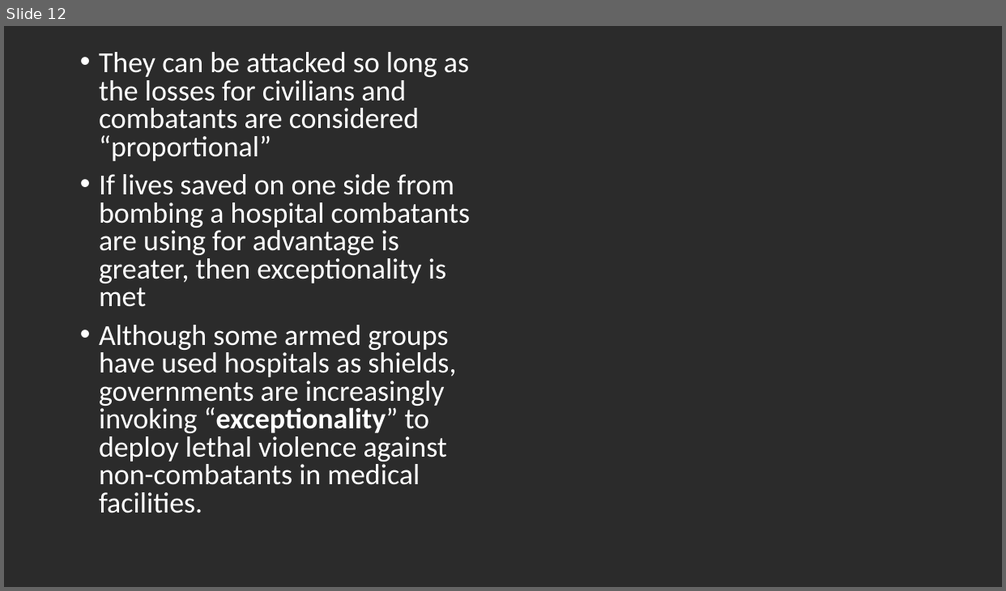
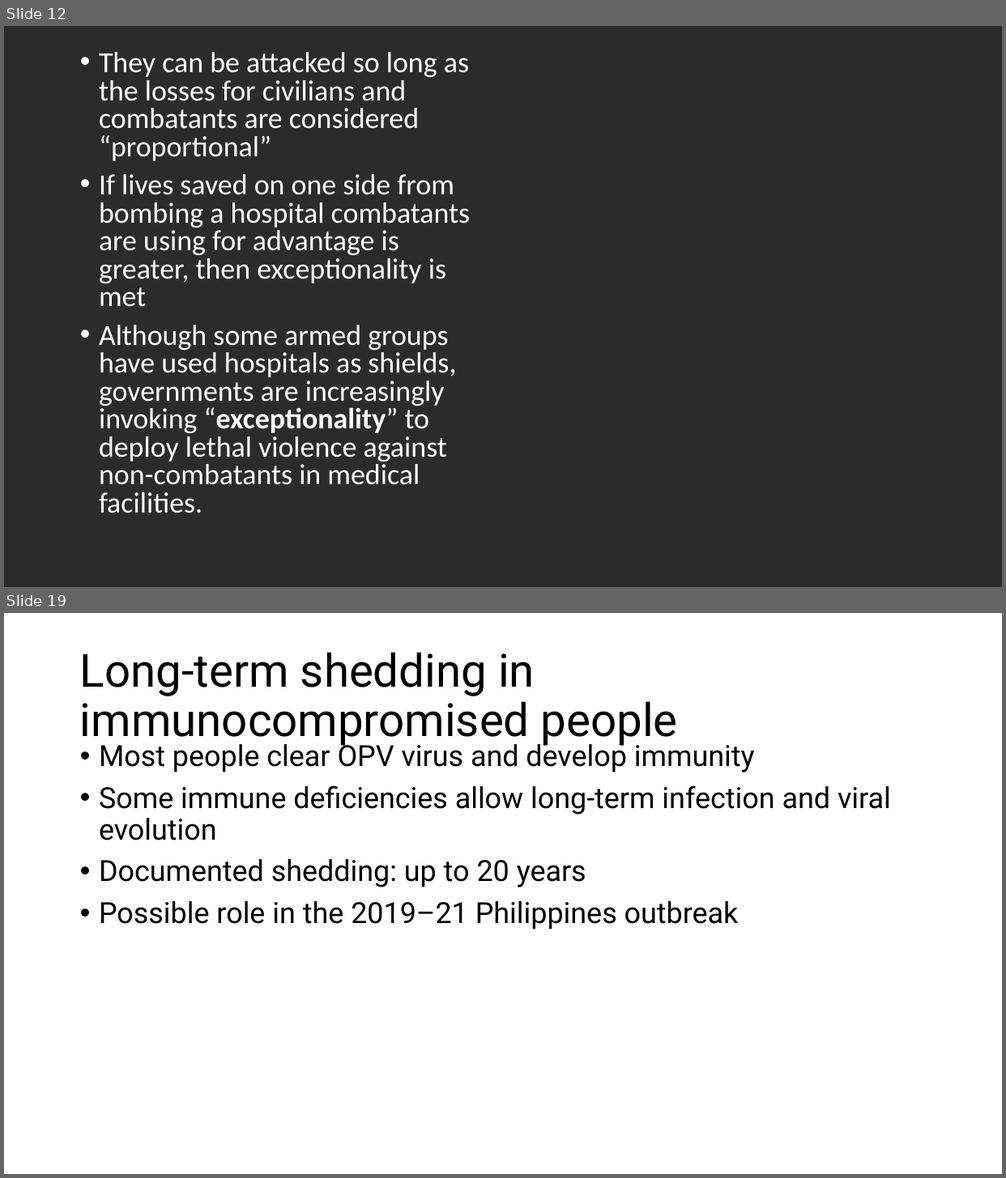
Before and after one commit to tstallins/tstallins.github.io, a slide deck: courses/261/politicalonline.pptx. Shown one above the other, each under a label of ours: slide 12 before the commit, slides 12 and 19 after it; the slides between them are not shown. The pictures are 1006x591 and 1006x1178 pixels, drawn with LibreOffice and Linux fonts; fonts in the diff are those of the drawing; background and template pictures are left out; a plain dark background stands for a picture behind light text. Boxes give left, top, right and bottom in pixels: in the first picture for what was removed or moved away, otherwise in the second. Text is boxed around its words. In the diff, an @@ line names an element or a change of style, - is before the commit and + after.

```diff
--- a/courses/261/politicalonline.pptx
+++ b/courses/261/politicalonline.pptx
@@ slide 19 added at [4,613,1002,1174], background #FFFFFF @@
@@ title added at [80,652,678,747], 44 pt, text #000000 @@
+Long-term shedding in immunocompromised people
@@ text added at [99,739,891,930], 28 pt, text #000000 @@
+• Most people clear OPV virus and develop immunity
+• Some immune deficiencies allow long-term infection and viral evolution
+• Documented shedding: up to 20 years
+• Possible role in the 2019–21 Philippines outbreak
```
Also in this commit, not shown: 9 other slides added.
